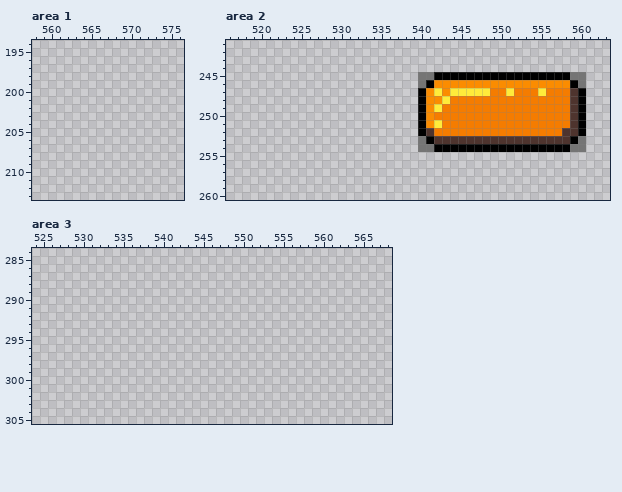
Pixel-art file -- art/ase/GUI.ase. The picture above is the old version.
606x414 pixels, 1 frame. Shown: area 1: x 558..576, y 194..213; area 2: x 516..563, y 241..260; area 3: x 524..568, y 284..305. The old version is drawn lined up with the new one, on the new canvas. The commit also changed other parts of the picture, which this record leaves out.
After:
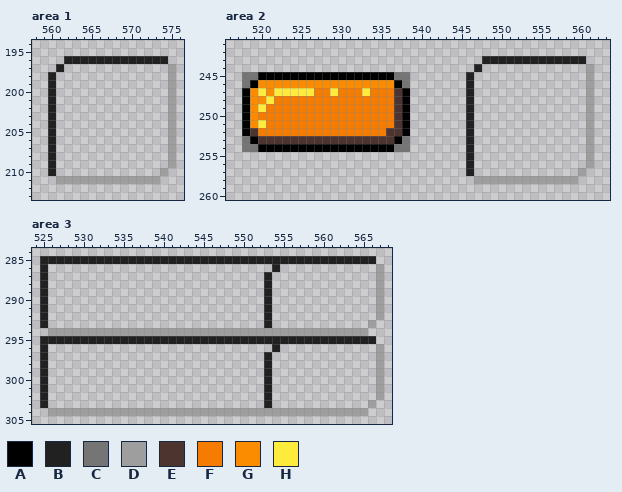
Palette (. is transparent): A #000000  B #212121  C #757575  D #9e9e9e  E #4e342e  F #f57c00  G #fb8c00  H #ffeb3b
What changed:
canvas 606x414 -> 780x414
Changed rows in their new state; - is an unchanged pixel.
Area 1:
first column x 560:
196 --BBBBBBBBBBBBB-
197 -B-------------D
198 B--------------D
199 B--------------D
200 B--------------D
201 B--------------D
202 B--------------D
203 B--------------D
204 B--------------D
205 B--------------D
206 B--------------D
207 B--------------D
208 B--------------D
209 B--------------D
210 B-------------D-
211 -DDDDDDDDDDDDD--
Area 2:
first column x 518:
243 ------------------------------BBBBBBBBBBBBB-
244 -----------------------------B-------------D
245 CCAAAAAAAAAAAAAAAAACC-......B..............D
246 CAGGGGGGGGGGGGGGGGGAC-......B..............D
247 AGHGHHHHHFFHFFFHFFFEA-......B..............D
248 AGGHFFFFFFFFFFFFFFFEA-......B..............D
249 AGHFFFFFFFFFFFFFFFFEA-......B..............D
250 AGFFFFFFFFFFFFFFFFFEA-......B..............D
251 AGHFFFFFFFFFFFFFFFFEA-......B..............D
252 AEFFFFFFFFFFFFFFFFEEA-......B..............D
253 CAEEEEEEEEEEEEEEEEEAC-......B..............D
254 CCAAAAAAAAAAAAAAAAACC-......B..............D
255 ----------------------------B--------------D
256 ----------------------------B--------------D
257 ----------------------------B-------------D-
258 -----------------------------DDDDDDDDDDDDD--
Area 3:
first column x 525:
285 BBBBBBBBBBBBBBBBBBBBBBBBBBBBBBBBBBBBBBBBBB-
286 B----------------------------B------------D
287 B---------------------------B-------------D
288 B---------------------------B-------------D
289 B---------------------------B-------------D
290 B---------------------------B-------------D
291 B---------------------------B-------------D
292 B---------------------------B-------------D
293 B---------------------------B------------D-
294 -DDDDDDDDDDDDDDDDDDDDDDDDDDDDDDDDDDDDDDDD--
295 BBBBBBBBBBBBBBBBBBBBBBBBBBBBBBBBBBBBBBBBBB-
296 B----------------------------B------------D
297 B---------------------------B-------------D
298 B---------------------------B-------------D
299 B---------------------------B-------------D
300 B---------------------------B-------------D
301 B---------------------------B-------------D
302 B---------------------------B-------------D
303 B---------------------------B------------D-
304 -DDDDDDDDDDDDDDDDDDDDDDDDDDDDDDDDDDDDDDDD--
Changed places in both pictures, as pixel boxes (x1, y1, x2, y2):
added: (48, 56, 176, 184)
changed: (242, 56, 594, 184)
added: (40, 256, 384, 416)
